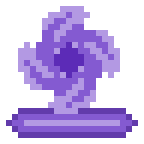
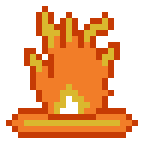
Layer changes from the first 144x144 image to the second:
painted on "Layer 1" over <box>18,6,120,126</box>
painted on "Layer 0" over <box>6,90,138,138</box>
